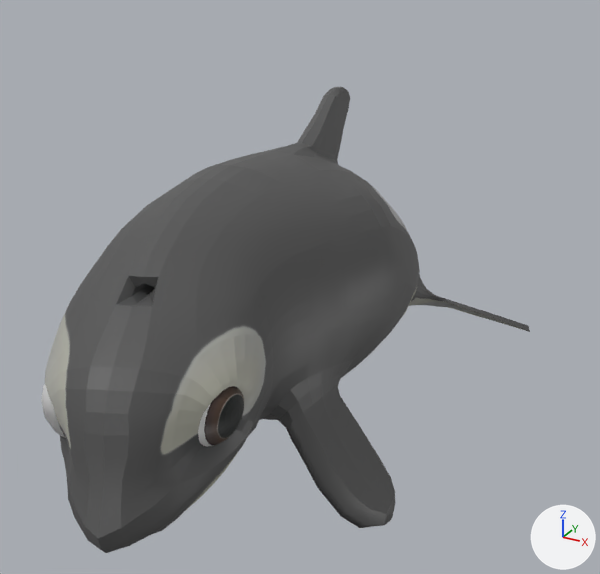
The FBX model FirstPersonWhale/Assets/Animation/scarlet_point_behind.fbx: old version first, new version second.
Rendered twice from a 50 mm lens placed at (1.22, -2.44, 1.44), pointed at (-0.1, -0.05, 0.25). Every picture has the same lights, and +X, +Y and +Z are marked at lower right. Both versions are drawn at frame 27 of the action 'Take 001'; the numbers are the values there.

Objects in the first picture: 'luna:left_eye_geo', 'luna:luna_geo', 'luna:right_eye_geo'.
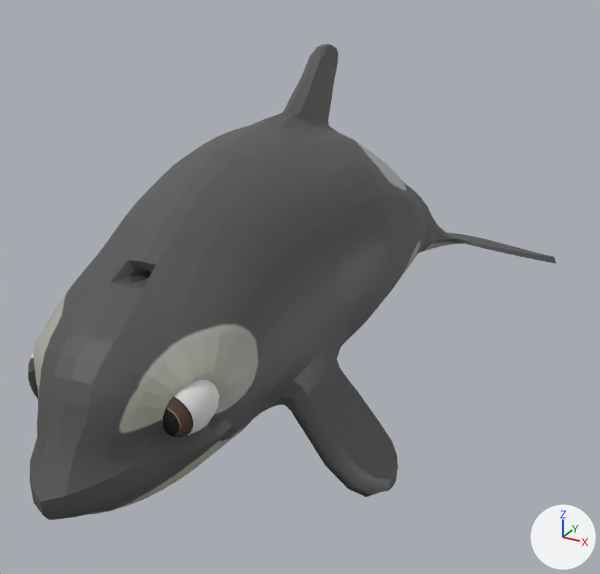
The change, as a list of edits to the scene's bpy script:
```text
Change bone_luna_center_root_bind_joint:
    where bone_luna_center_root_bind_joint = bpy.data.objects['Armature'].pose.bones['luna:center_root_bind_joint']  # child of 'luna:Luna_root_bind_joint'
    bone_luna_center_root_bind_joint.location: (0.5, 2.6, -0.6) -> (1.6, 5.2, -1.3)
    bone_luna_center_root_bind_joint.rotation_quaternion: (0.997, -0.003, 0.049, -0.052) -> (0.997, 0.004, 0.072, 0.004)  # degrees (-1, 6, -6) -> degrees (1, 8, 0)
Change bone_luna_center_chest_bind_joint:
    where bone_luna_center_chest_bind_joint = bpy.data.objects['Armature'].pose.bones['luna:center_chest_bind_joint']  # child of 'luna:center_root_bind_joint'
    bone_luna_center_chest_bind_joint.rotation_quaternion: (0.997, -0.007, -0.018, -0.08) -> (0.996, -0.016, -0.048, -0.072)  # degrees (-1, -2, -9) -> degrees (-1, -6, -8)
Change bone_luna_center_tail_1_bind_joint:
    where bone_luna_center_tail_1_bind_joint = bpy.data.objects['Armature'].pose.bones['luna:center_tail_1_bind_joint']  # child of 'luna:center_chest_bind_joint'
    bone_luna_center_tail_1_bind_joint.rotation_quaternion: (1.0, 0.0, -0.017, -0.014) -> (0.999, -0.001, -0.043, -0.014)  # degrees (0, -2, -2) -> degrees (0, -5, -2)
Change bone_luna_center_neck_bind_joint:
    where bone_luna_center_neck_bind_joint = bpy.data.objects['Armature'].pose.bones['luna:center_neck_bind_joint']  # child of 'luna:center_root_bind_joint'
    bone_luna_center_neck_bind_joint.rotation_quaternion: (0.992, 0.003, 0.063, 0.107) -> (0.996, 0.005, 0.026, 0.087)  # degrees (1, 7, 12) -> degrees (1, 3, 10)
Change bone_luna_center_head_bind_joint:
    where bone_luna_center_head_bind_joint = bpy.data.objects['Armature'].pose.bones['luna:center_head_bind_joint']  # child of 'luna:center_neck_bind_joint'
    bone_luna_center_head_bind_joint.rotation_quaternion: (0.995, -0.012, 0.063, 0.082) -> (1.0, 0.0, -0.026, 0.0)  # degrees (-1, 7, 9) -> degrees (0, -3, 0)
Change bone_luna_left_eye_bind_joint:
    where bone_luna_left_eye_bind_joint = bpy.data.objects['Armature'].pose.bones['luna:left_eye_bind_joint']  # child of 'luna:left_eye_socket_bind_joint'
    bone_luna_left_eye_bind_joint.rotation_quaternion: (0.829, 0.029, 0.556, 0.043) -> (0.999, 0.001, 0.027, 0.031)  # degrees (14, 67, 15) -> degrees (0, 3, 4)
Change bone_luna_right_eye_bind_joint:
    where bone_luna_right_eye_bind_joint = bpy.data.objects['Armature'].pose.bones['luna:right_eye_bind_joint']  # child of 'luna:right_eye_socket_bind_joint'
    bone_luna_right_eye_bind_joint.rotation_quaternion: (0.899, -0.001, -0.438, 0.001) -> (0.985, -0.007, 0.167, -0.042)  # degrees (0, -52, 0) -> degrees (-2, 19, -5)
```

Changed parts and their boxes (x1, y1, x2, y2) in the pictures (600 x 574 px):
'luna:luna_geo', posed (8% wider)
    before: (45, 87, 530, 553)
    after: (30, 44, 556, 520)
'luna:left_eye_geo', posed
    before: (198, 386, 244, 447)
    after: (163, 379, 219, 437)
'luna:right_eye_geo', posed
    before: (41, 384, 65, 437)
    after: (28, 353, 38, 399)
bone 'luna:center_root_bind_joint', root to tip
    before: (195, 322) to (193, 211)
    after: (195, 311) to (187, 203)
bone 'luna:center_chest_bind_joint', root to tip
    before: (267, 273) to (281, 123)
    after: (261, 248) to (264, 96)
bone 'luna:center_tail_1_bind_joint', root to tip
    before: (323, 263) to (336, 188)
    after: (320, 225) to (329, 148)
bone 'luna:center_neck_bind_joint', root to tip
    before: (195, 322) to (190, 272)
    after: (195, 311) to (188, 263)
bone 'luna:center_head_bind_joint', root to tip
    before: (172, 352) to (154, 280)
    after: (171, 344) to (158, 267)
bone 'luna:left_eye_bind_joint', root to tip
    before: (198, 403) to (187, 370)
    after: (174, 392) to (169, 355)
bone 'luna:right_eye_bind_joint', root to tip
    before: (87, 398) to (98, 427)
    after: (73, 370) to (84, 401)
